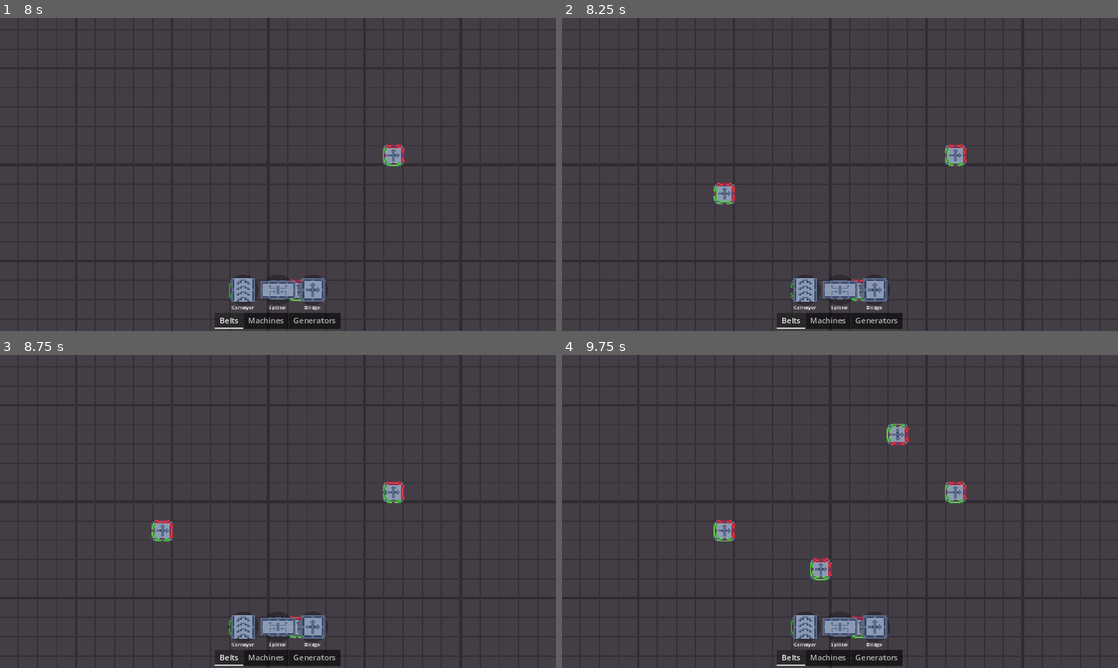
Above: before the commit, frames 1-4 (two rows, left to right).
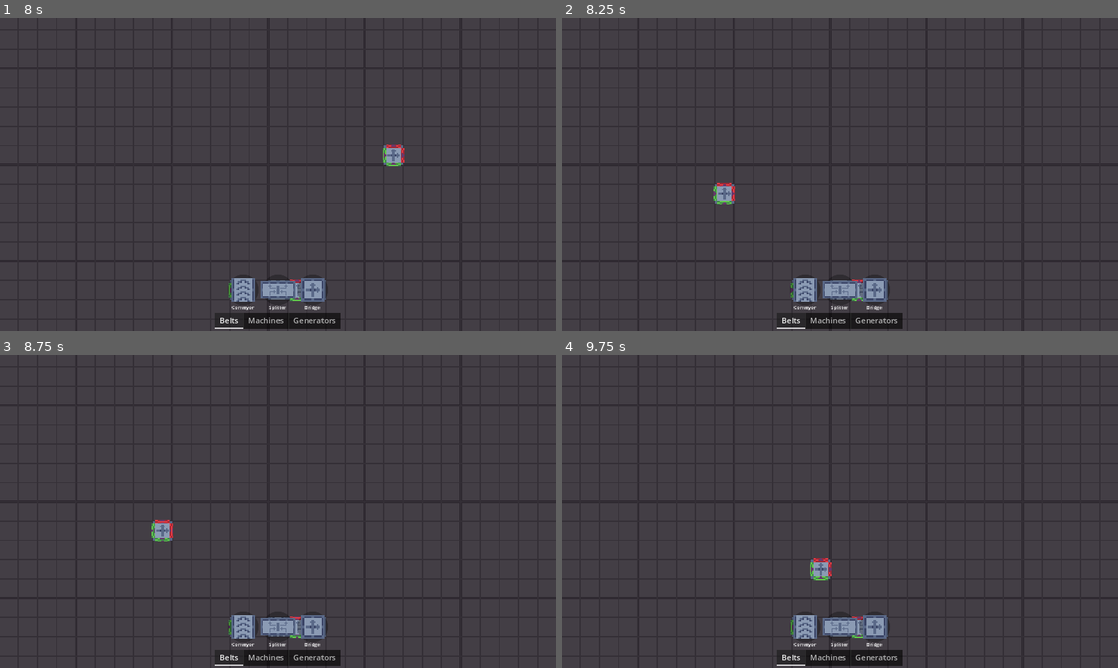
Above: after the commit, the same moments.

Repository: JeroenoBoy/Uncraft
Game: Godot game, scene res://Scenes/Game.tscn
Same seed, same stepped clock (60 frames per second), same inputs: the game is played once before the commit and once after it.
Inputs (mouse positions are in pixels of both pictures, inside the frame that each line leads up to):
- Up to frame 1 (8 s): click (244, 290) at 0.5 s; click (278, 290) at 1.27 s; click (311, 290) at 2.02 s; click (244, 290) at 2.75 s; click (278, 290) at 3.52 s; click (311, 290) at 4.27 s; click (244, 290) at 5 s; click (278, 290) at 5.77 s; click (311, 290) at 6.52 s; tap Enter at 7.25 s; move the mouse to (400, 158) at 7.27 s; click (400, 158) at 7.35 s
- Up to frame 2 (8.25 s): tap Space at 8 s; move the mouse to (728, 190) at 8.02 s; click (728, 190) at 8.1 s
- Up to frame 3 (8.75 s): no input
- Up to frame 4 (9.75 s): tap Enter at 8.75 s; move the mouse to (895, 442) at 8.77 s; tap E (build_rotate_clockwise) at 8.85 s; click (895, 442) at 9.05 s; tap Space at 9.5 s; move the mouse to (812, 574) at 9.52 s; tap Q (building_rotate_anti_clockwise) at 9.6 s

Frame 1 is identical in both runs. In frame 2, 0.3% of the frame differs, in the area x 68-73%, y 40-48%; in frame 3, 0.3%; in frame 4, 0.8%, in the area x 27-73%, y 22-60%.

Commit message:
Fix placing stuff when ui selected

Diff:
--- a/Scenes/UI/UI.tscn
+++ b/Scenes/UI/UI.tscn
@@ -4,7 +4,19 @@
 [ext_resource type="PackedScene" uid="uid://r72gkwindvg5" path="res://Scenes/UI/ItemSelector/ItemSelector.tscn" id="2_pr08y"]
 
 [node name="UI" type="CanvasLayer"]
+
+[node name="UIManager" type="Control" parent="."]
+layout_mode = 3
+anchors_preset = 15
+anchor_right = 1.0
+anchor_bottom = 1.0
+grow_horizontal = 2
+grow_vertical = 2
 script = ExtResource("1_hcomk")
 
-[node name="ItemSelector" parent="." instance=ExtResource("2_pr08y")]
+[node name="ItemSelector" parent="UIManager" instance=ExtResource("2_pr08y")]
 z_index = 100
+layout_mode = 1
+
+[connection signal="mouse_entered" from="UIManager" to="UIManager" method="_on_mouse_entered"]
+[connection signal="mouse_exited" from="UIManager" to="UIManager" method="_on_mouse_exited"]
--- a/Scripts/GameState/Game/BaseMoveBuildingState.gd
+++ b/Scripts/GameState/Game/BaseMoveBuildingState.gd
@@ -46,7 +46,7 @@
 		_on_cancel()
 		return
 
-	if can_place && Input.is_action_just_pressed("build_place"):
+	if can_place && Input.is_action_just_pressed("build_place") && !UIManager.instance.is_mouse_over_ui:
 		_on_place()
 		return
 
--- a/Scripts/GameState/Game/GameDefaultState.gd
+++ b/Scripts/GameState/Game/GameDefaultState.gd
@@ -15,7 +15,7 @@
 func _update(delta: float):
 	super._update(delta)
 
-	if Input.is_action_just_pressed("build_pickup"):
+	if Input.is_action_just_pressed("build_pickup") && !UIManager.instance.is_mouse_over_ui:
 		var grid_pos = Grid.grid_mouse_pos()
 		var building = Grid.instance.get_grid_node(grid_pos)
 		if building != null && building.movable:
--- a/Scripts/UI/UIManager.gd
+++ b/Scripts/UI/UIManager.gd
@@ -1,7 +1,9 @@
 class_name UIManager
-extends Node
+extends Control
 
 static var instance: UIManager
+
+var is_mouse_over_ui = false
 
 func _init() -> void:
 	instance = self
@@ -18,3 +20,9 @@
 
 func hide_screen(path: String):
 	get_screen(path).hide_screen()
+
+func _on_mouse_entered():
+	is_mouse_over_ui = true
+
+func _on_mouse_exited():
+	is_mouse_over_ui = true
